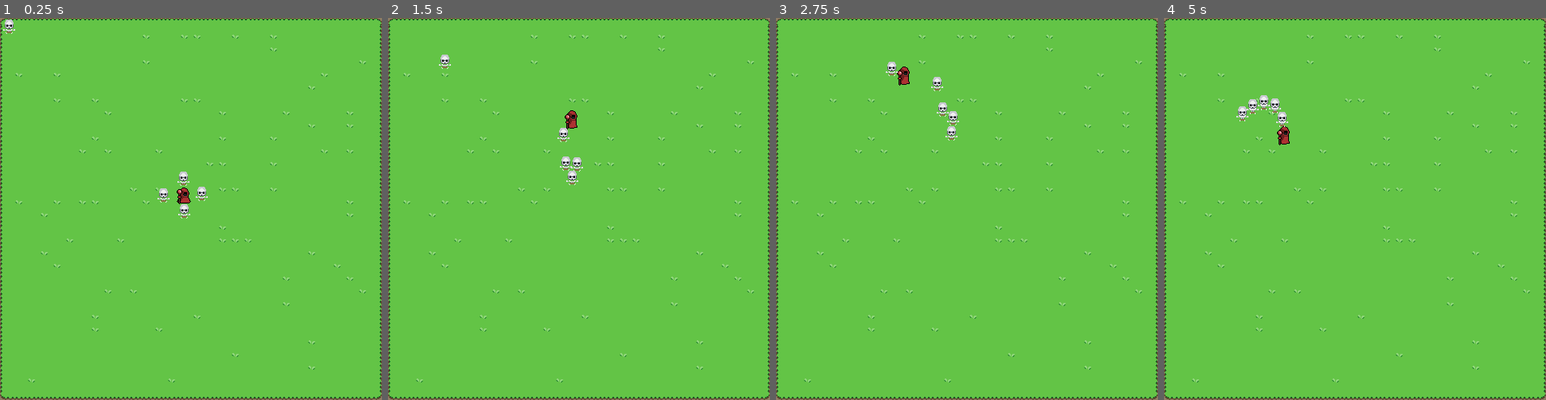
Above: before the commit, frames 1-4 (left to right).
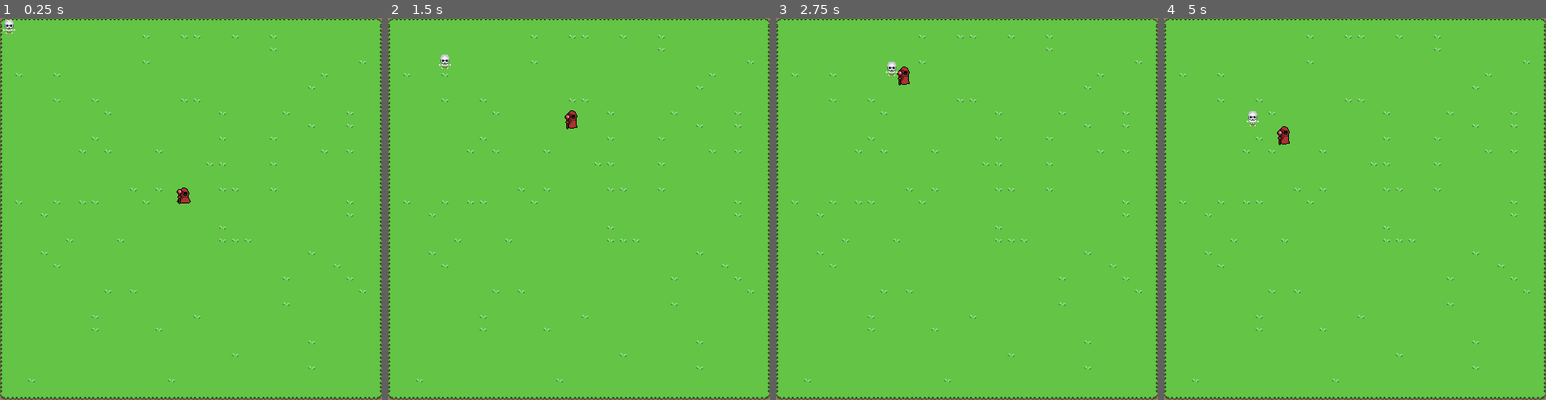
Above: after the commit, the same moments.

Repository: ethanmil/too-much
Game: Godot game, scene res://main.tscn
Same seed, same stepped clock (60 frames per second), same inputs: the game is played once before the commit and once after it.
Inputs:
- Up to frame 1 (0.25 s): no input
- Up to frame 2 (1.5 s): hold W (move_up) from 0.53 s (still down)
- Up to frame 3 (2.75 s): release W (move_up) at 2.03 s; hold A (move_left) from 2.03 s (still down)
- Up to frame 4 (5 s): release A (move_left) at 3.53 s; hold S (move_down) 3.53-4.28 s; hold D (move_right) from 4.28 s (still down)

The runs differ from the first frame. In frame 1, 0.3% of the frame differs, in the area x 41-55%, y 40-53%; in frame 2, 0.3%; in frame 3, 0.3%; in frame 4, 0.4%, in the area x 18-33%, y 20-29%.

Commit message:
reduce complexity by removing enemy as its own scene

Diff:
--- a/enemy.gd
+++ b/enemy.gd
@@ -1,6 +1,6 @@
 extends CharacterBody2D
 
-signal player_hit
+signal _player_hit
 
 var playerNode
 var speed = 60
@@ -16,6 +16,5 @@
 	var collided = move_and_collide(velocity)
 	if collided != null:
 		if collided.get_collider().name == "player":
-			#emit_signal(player_hit)
+			emit_signal("_player_hit")
 			print("player hit!")
-			# start invulnerability timer
--- a/enemy.tscn
+++ /dev/null
@@ -1,51 +0,0 @@
-[gd_scene load_steps=8 format=3 uid="uid://bex2yo8ymu8d0"]
-
-[ext_resource type="Texture2D" uid="uid://cjgkpip8uhu5w" path="res://Skeleton_Idle.png" id="1_8t3dv"]
-[ext_resource type="Script" path="res://enemy.gd" id="1_asm3k"]
-
-[sub_resource type="AtlasTexture" id="AtlasTexture_8r1o3"]
-atlas = ExtResource("1_8t3dv")
-region = Rect2(0, 0, 50, 50)
-
-[sub_resource type="AtlasTexture" id="AtlasTexture_aurjw"]
-atlas = ExtResource("1_8t3dv")
-region = Rect2(50, 0, 50, 50)
-
-[sub_resource type="AtlasTexture" id="AtlasTexture_t0sja"]
-atlas = ExtResource("1_8t3dv")
-region = Rect2(100, 0, 50, 50)
-
-[sub_resource type="SpriteFrames" id="SpriteFrames_ebi2x"]
-animations = [{
-"frames": [{
-"duration": 1.0,
-"texture": SubResource("AtlasTexture_8r1o3")
-}, {
-"duration": 1.0,
-"texture": SubResource("AtlasTexture_aurjw")
-}, {
-"duration": 1.0,
-"texture": SubResource("AtlasTexture_t0sja")
-}],
-"loop": true,
-"name": &"default",
-"speed": 5.0
-}]
-
-[sub_resource type="CapsuleShape2D" id="CapsuleShape2D_625bj"]
-radius = 7.0
-height = 18.33
-
-[node name="enemy" type="CharacterBody2D"]
-script = ExtResource("1_asm3k")
-metadata/_edit_group_ = true
-
-[node name="AnimatedSprite2D" type="AnimatedSprite2D" parent="."]
-texture_filter = 1
-position = Vector2(0, -3)
-sprite_frames = SubResource("SpriteFrames_ebi2x")
-autoplay = "default"
-
-[node name="CollisionShape2D" type="CollisionShape2D" parent="."]
-position = Vector2(0.47, 0)
-shape = SubResource("CapsuleShape2D_625bj")
--- a/main.tscn
+++ b/main.tscn
@@ -1,9 +1,10 @@
-[gd_scene load_steps=18 format=3 uid="uid://8pwq6mic5seq"]
+[gd_scene load_steps=24 format=3 uid="uid://8pwq6mic5seq"]
 
 [ext_resource type="Texture2D" uid="uid://3hs6qsee1k6e" path="res://tiles_free.png" id="1_qwmxs"]
 [ext_resource type="Script" path="res://player.gd" id="2_6sxxx"]
 [ext_resource type="Texture2D" uid="uid://4o3bdt0bgwdx" path="res://fire_mage.png" id="2_55giu"]
-[ext_resource type="PackedScene" uid="uid://bex2yo8ymu8d0" path="res://enemy.tscn" id="4_4w3d4"]
+[ext_resource type="Script" path="res://enemy.gd" id="4_8ptpp"]
+[ext_resource type="Texture2D" uid="uid://cjgkpip8uhu5w" path="res://Skeleton_Idle.png" id="5_0cllp"]
 
 [sub_resource type="TileSetAtlasSource" id="TileSetAtlasSource_lwg8v"]
 texture = ExtResource("1_qwmxs")
@@ -241,6 +242,39 @@
 radius = 7.285
 height = 20.42
 
+[sub_resource type="AtlasTexture" id="AtlasTexture_8r1o3"]
+atlas = ExtResource("5_0cllp")
+region = Rect2(0, 0, 50, 50)
+
+[sub_resource type="AtlasTexture" id="AtlasTexture_aurjw"]
+atlas = ExtResource("5_0cllp")
+region = Rect2(50, 0, 50, 50)
+
+[sub_resource type="AtlasTexture" id="AtlasTexture_t0sja"]
+atlas = ExtResource("5_0cllp")
+region = Rect2(100, 0, 50, 50)
+
+[sub_resource type="SpriteFrames" id="SpriteFrames_ebi2x"]
+animations = [{
+"frames": [{
+"duration": 1.0,
+"texture": SubResource("AtlasTexture_8r1o3")
+}, {
+"duration": 1.0,
+"texture": SubResource("AtlasTexture_aurjw")
+}, {
+"duration": 1.0,
+"texture": SubResource("AtlasTexture_t0sja")
+}],
+"loop": true,
+"name": &"default",
+"speed": 5.0
+}]
+
+[sub_resource type="CapsuleShape2D" id="CapsuleShape2D_625bj"]
+radius = 7.0
+height = 18.33
+
 [node name="main" type="Node2D"]
 
 [node name="TileMap" type="TileMap" parent="."]
@@ -264,16 +298,16 @@
 position = Vector2(0.715, 8.79)
 shape = SubResource("CapsuleShape2D_g808b")
 
-[node name="Enemy" parent="." instance=ExtResource("4_4w3d4")]
-
-[node name="Enemy2" parent="." instance=ExtResource("4_4w3d4")]
-position = Vector2(268, 224)
-
-[node name="Enemy3" parent="." instance=ExtResource("4_4w3d4")]
-position = Vector2(232, 254)
-
-[node name="Enemy4" parent="." instance=ExtResource("4_4w3d4")]
-position = Vector2(230, 186)
-
-[node name="Enemy5" parent="." instance=ExtResource("4_4w3d4")]
-position = Vector2(191, 227)
+[node name="enemy" type="CharacterBody2D" parent="."]
+script = ExtResource("4_8ptpp")
+metadata/_edit_group_ = true
+
+[node name="AnimatedSprite2D" type="AnimatedSprite2D" parent="enemy"]
+texture_filter = 1
+position = Vector2(0, -3)
+sprite_frames = SubResource("SpriteFrames_ebi2x")
+autoplay = "default"
+
+[node name="CollisionShape2D" type="CollisionShape2D" parent="enemy"]
+position = Vector2(0.47, 0)
+shape = SubResource("CapsuleShape2D_625bj")
